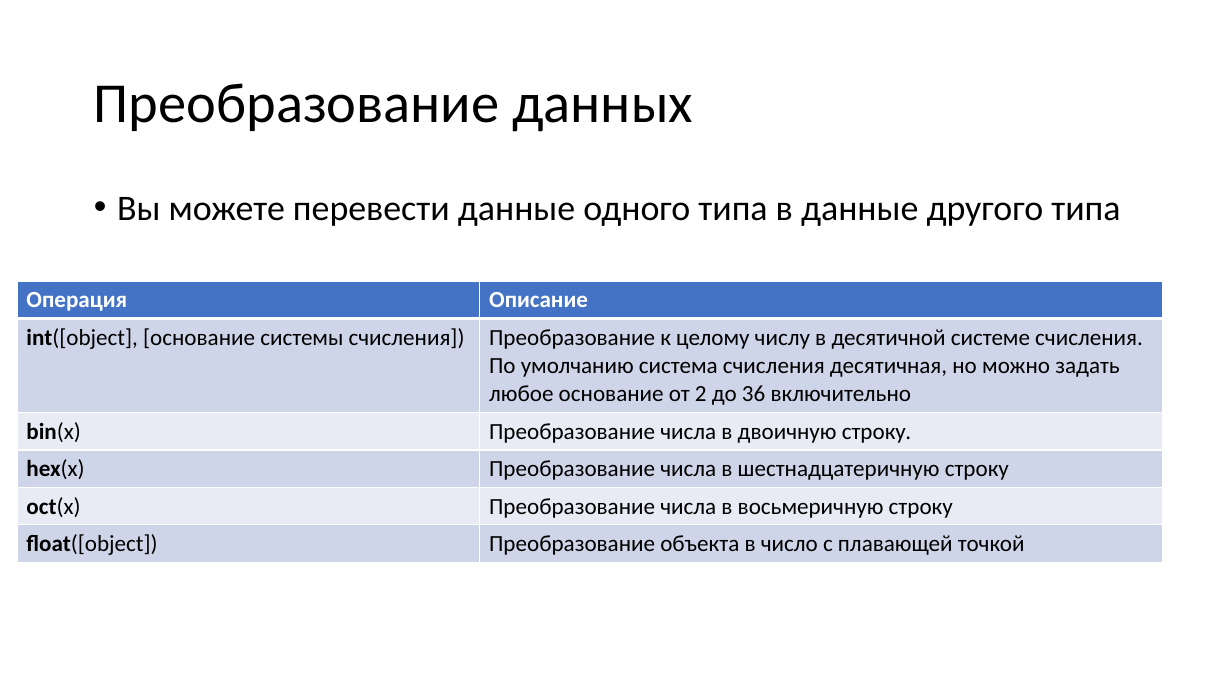
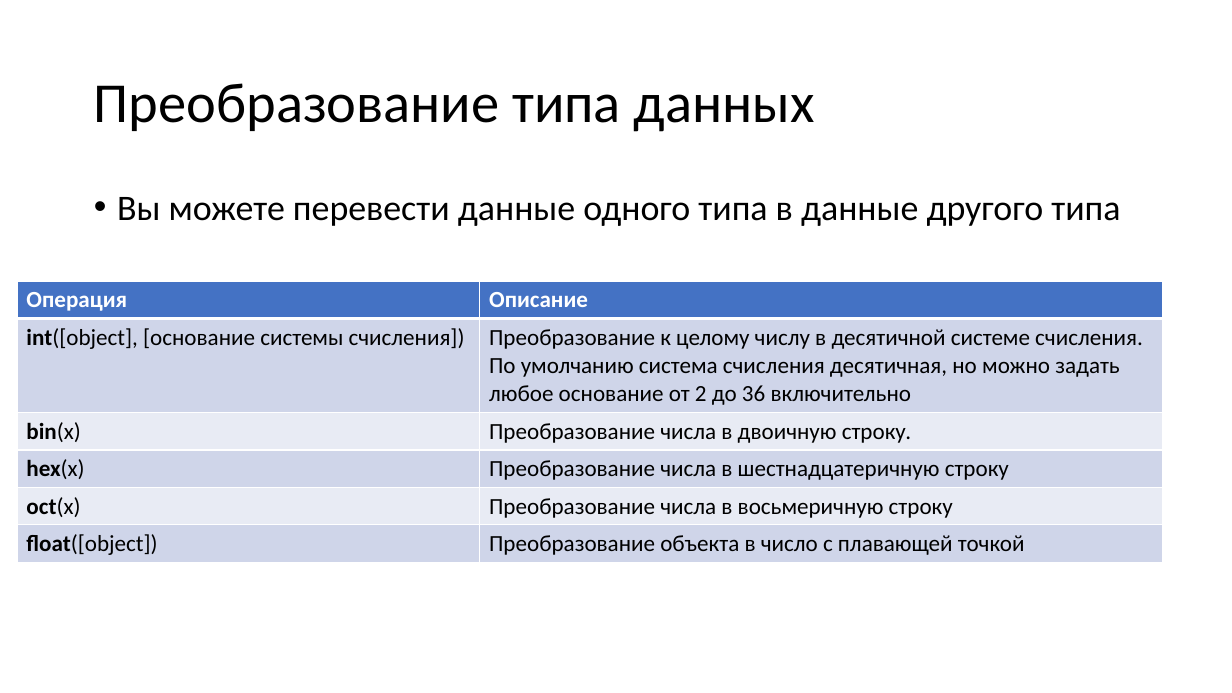
Before and after one commit to paveltsytovich/telegram-course, a slide deck: slide 62 of Presentation/Основы алгоритмизации и программирования.pptx. Drawn at 1232x693 pixels with LibreOffice and Linux fonts; fonts in the diff are those of the drawing. Boxes give left, top, right and bottom in pixels: in the first picture for what was removed or moved away, otherwise in the second. Text is boxed around its words. In the diff, an @@ line names an element or a change of style, - is before the commit and + after.

Commit message:
Завершен модуль Элементарные структуры данных

```diff
--- a/Presentation/Основы алгоритмизации и программирования.pptx
+++ b/Presentation/Основы алгоритмизации и программирования.pptx
@@ title at (94, 83, 815, 132): text changed @@
-Преобразование данных
+Преобразование типа данных
```
Also in this commit, not shown: 2 other slides changed.
